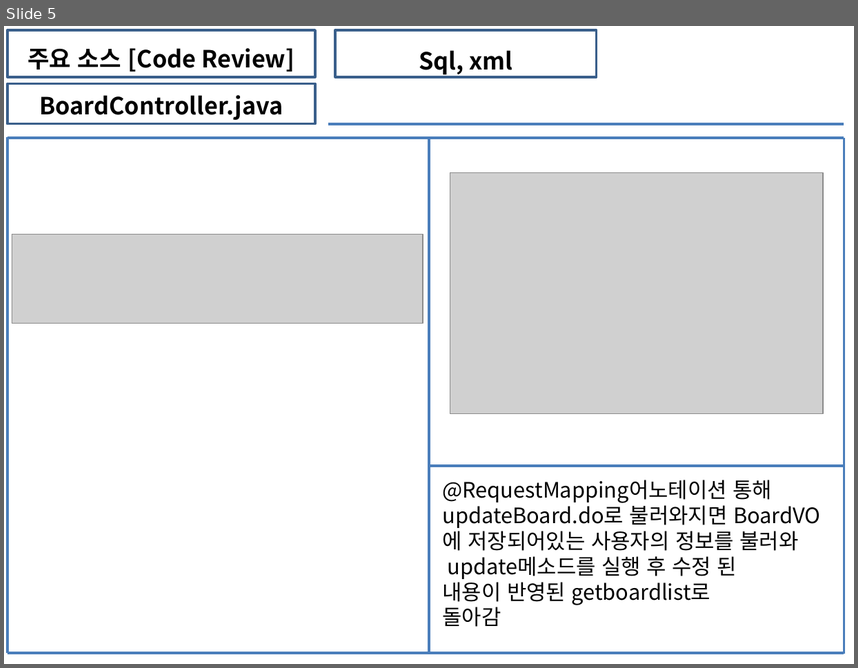
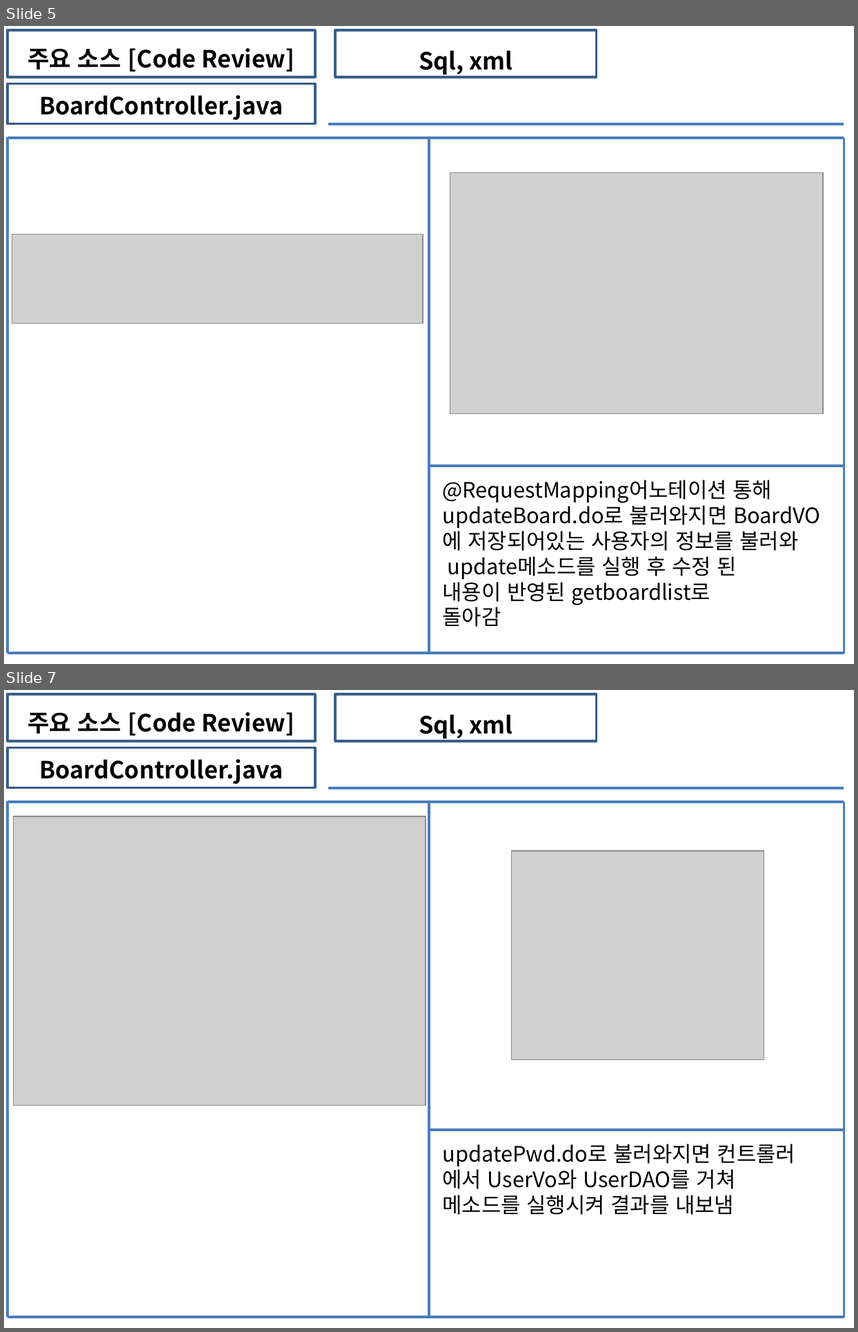
Before and after one commit to soh0256/4team, a slide deck: 개발 4팀 2차 미니 프로젝트/3) KOSMO_77기_개발 0팀_Unit_Test_보고서/최재우/3) KOSMO_77기_개발 4팀_Unit_Test_보고서.pptx. Shown one above the other, each under a label of ours: slide 5 before the commit, slides 5 and 7 after it; the slides between them are not shown. The pictures are 858x668 and 858x1332 pixels, drawn with LibreOffice and Linux fonts; fonts in the diff are those of the drawing; grey boxes stand for pictures. Boxes give left, top, right and bottom in pixels: in the first picture for what was removed or moved away, otherwise in the second. Text is boxed around its words. In the diff, an @@ line names an element or a change of style, - is before the commit and + after.

```diff
--- a/개발 4팀 2차 미니 프로젝트/3) KOSMO_77기_개발 0팀_Unit_Test_보고서/최재우/3) KOSMO_77기_개발 4팀_Unit_Test_보고서.pptx
+++ b/개발 4팀 2차 미니 프로젝트/3) KOSMO_77기_개발 0팀_Unit_Test_보고서/최재우/3) KOSMO_77기_개발 4팀_Unit_Test_보고서.pptx
@@ slide 7 added at (4, 690, 854, 1328), background #FFFFFF @@
@@ rectangle added at (7, 694, 315, 741), outline #3A5F8C 2 pt, 20 pt, text #000000, bold @@
+주요 소스 [Code Review]
@@ rectangle added at (335, 694, 597, 741), outline #3A5F8C 2 pt, 20 pt, text #000000, bold @@
+Sql, xml
@@ rectangle added at (7, 748, 315, 788), outline #3A5F8C 2 pt, 20 pt, text #000000, bold @@
+BoardController.java
@@ line added from (329, 788) to (844, 788), #4B7EBC 2.25 pt @@
@@ line added from (7, 802) to (844, 802), #4B7EBC 2.25 pt @@
@@ line added from (7, 801) to (7, 1317), #4B7EBC 2.25 pt @@
@@ line added from (429, 802) to (429, 1317), #4B7EBC 2.25 pt @@
@@ line added from (844, 802) to (844, 1317), #4B7EBC 2.25 pt @@
@@ picture added at (14, 816, 426, 1105) @@
@@ picture added at (512, 851, 764, 1060) @@
@@ line added from (429, 1130) to (844, 1130), #4B7EBC 2.25 pt @@
@@ text added at (442, 1143, 795, 1214), 18 pt, text #000000 @@
+updatePwd.do로 불러와지면 컨트롤러
+에서 UserVo와 UserDAO를 거쳐
+메소드를 실행시켜 결과를 내보냄
@@ line added from (844, 1142) to (844, 1142), #4B7EBC 2.25 pt @@
@@ line added from (7, 1317) to (844, 1317), #4B7EBC 2.25 pt @@
```
Also in this commit, not shown: 3 other slides added, 1 other file.
